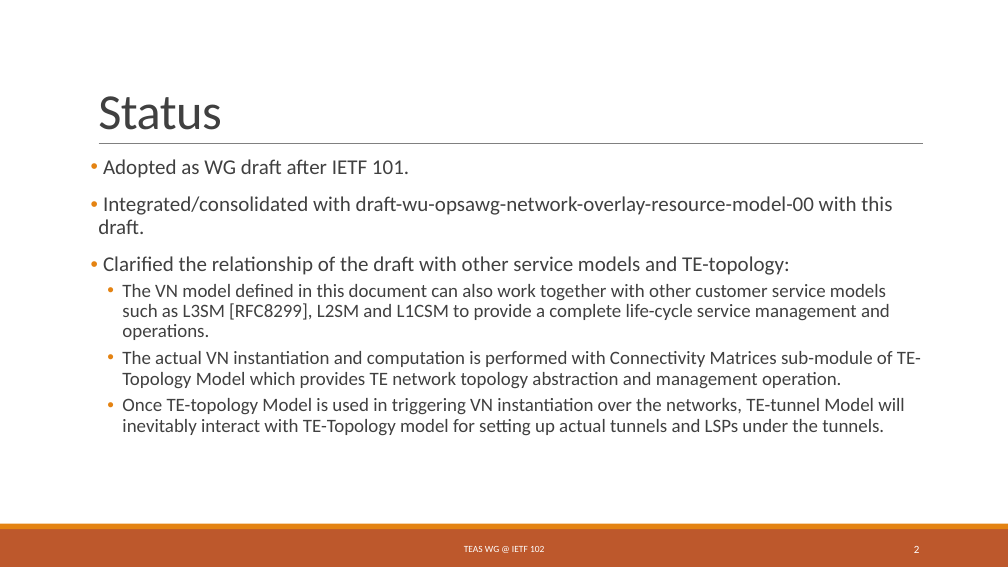
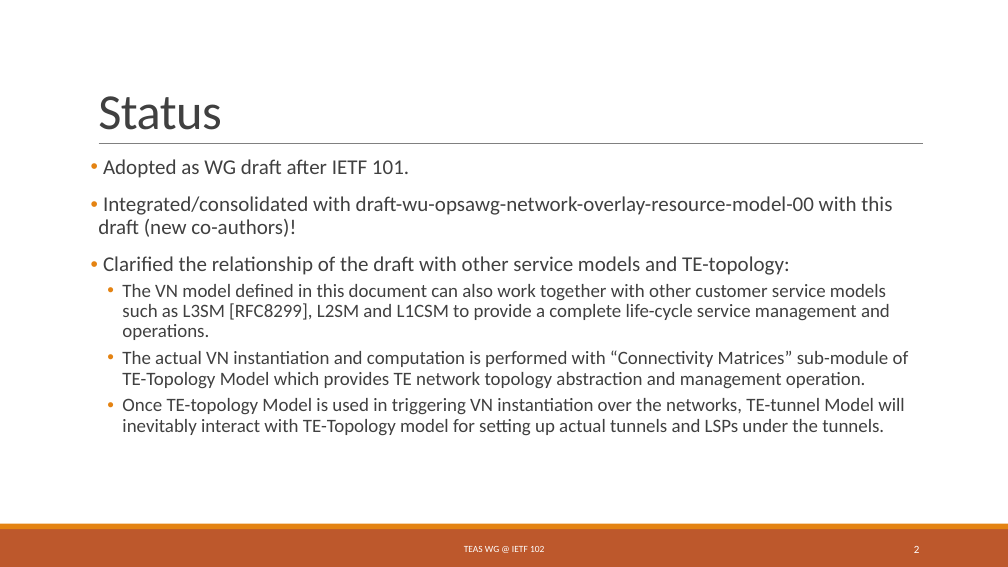
Before and after one commit to dhruvdhody-huawei/102, a slide deck: slide 2 of TEAS_draft-ietf-teas-actn-vn-yang-02_IETF 102-V2.pptx. Drawn at 1008x567 pixels with LibreOffice and Linux fonts; fonts in the diff are those of the drawing. Boxes give left, top, right and bottom in pixels: in the first picture for what was removed or moved away, otherwise in the second. Text is boxed around its words. In the diff, an @@ line names an element or a change of style, - is before the commit and + after.

```diff
--- a/TEAS_draft-ietf-teas-actn-vn-yang-02_IETF 102-V2.pptx
+++ b/TEAS_draft-ietf-teas-actn-vn-yang-02_IETF 102-V2.pptx
@@ text at (x1=98, y1=196, x2=892, y2=237): text changed @@
-• Integrated/consolidated with draft-wu-opsawg-network-overlay-resource-model-00 with this draft.
+• Integrated/consolidated with draft-wu-opsawg-network-overlay-resource-model-00 with this draft (new co-authors)!
@@ text at (x1=122, y1=350, x2=909, y2=389): text changed @@
-  • The actual VN instantiation and computation is performed with Connectivity Matrices sub-module of TE-Topology Model which provides TE network topology abstraction and management operation.
+  • The actual VN instantiation and computation is performed with “Connectivity Matrices” sub-module of TE-Topology Model which provides TE network topology abstraction and management operation.
```
Also in this commit, not shown: 2 other files.
